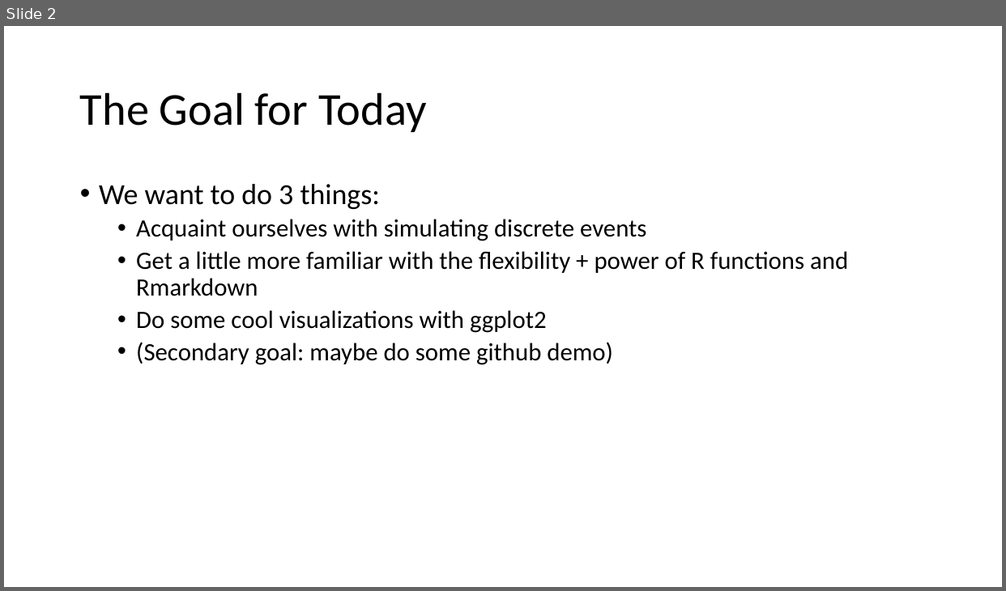
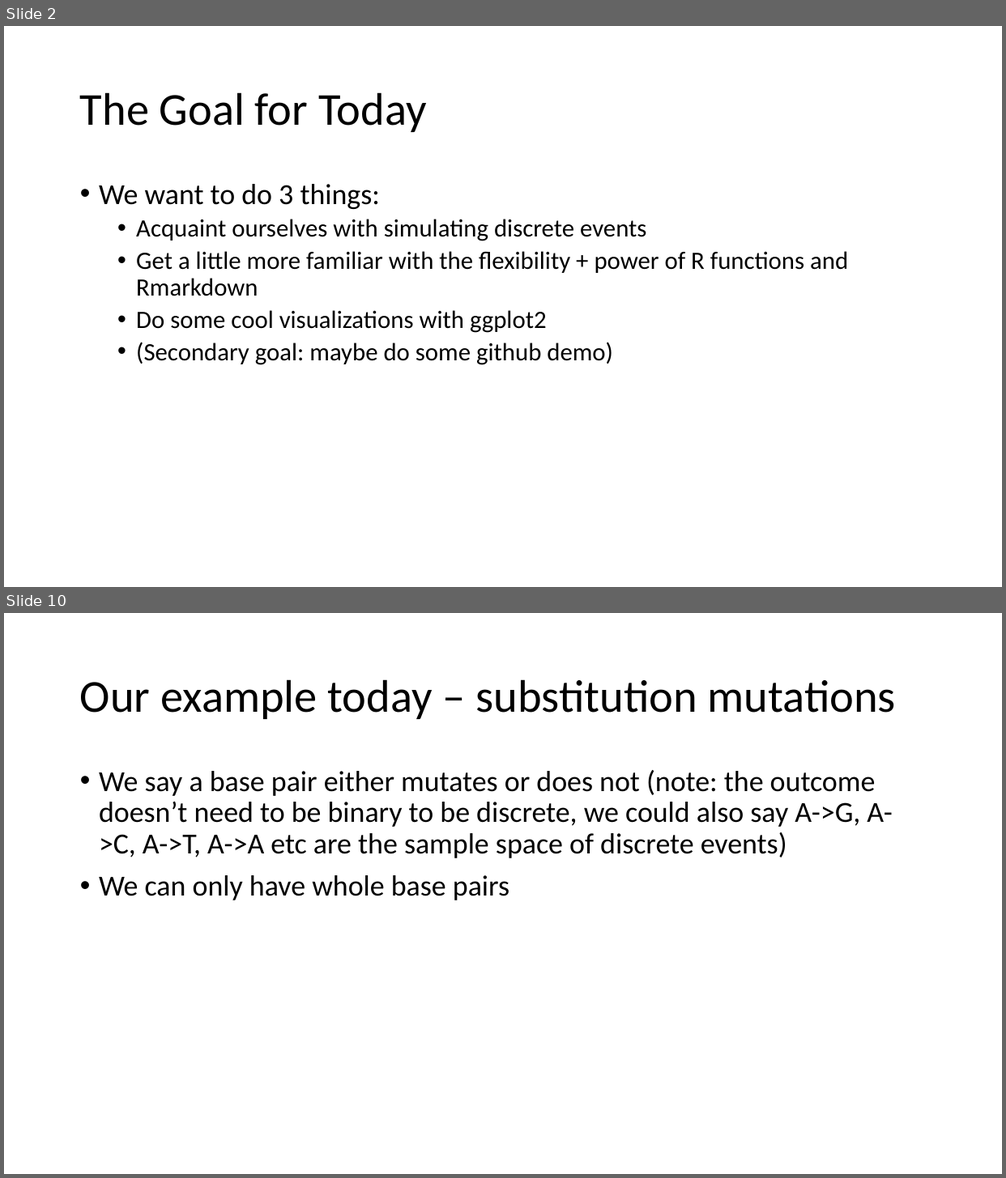
Before and after one commit to dmuratore/msmb_supplements, a slide deck: 10_28_ch1/slides/slides_ch1.pptx. Shown one above the other, each under a label of ours: slide 2 before the commit, slides 2 and 10 after it; the slides between them are not shown. The pictures are 1006x591 and 1006x1178 pixels, drawn with LibreOffice and Linux fonts; fonts in the diff are those of the drawing. Boxes give left, top, right and bottom in pixels: in the first picture for what was removed or moved away, otherwise in the second. Text is boxed around its words. In the diff, an @@ line names an element or a change of style, - is before the commit and + after.

```diff
--- a/10_28_ch1/slides/slides_ch1.pptx
+++ b/10_28_ch1/slides/slides_ch1.pptx
@@ slide 10 added at (4,613,1002,1174), background #FFFFFF @@
@@ title added at (80,679,896,719), 44 pt, text #000000 @@
+Our example today – substitution mutations
@@ text added at (99,770,893,901), 28 pt, text #000000 @@
+• We say a base pair either mutates or does not (note: the outcome doesn’t need to be binary to be discrete, we could also say A->G, A->C, A->T, A->A etc are the sample space of discrete events)
+• We can only have whole base pairs
```
Also in this commit, not shown: 8 other slides added, 1 slide removed, 1 other file.
